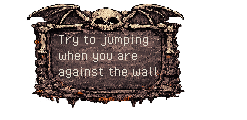
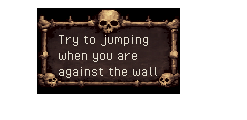
The second 247 x 120 image is a revision of the first. Changes to its layers:
added layer "Calque copié #1" above "Calque copié" over [left=37, top=8, right=180, bottom=94]
painted on "Calque copié #5" over [left=27, top=4, right=185, bottom=109]
